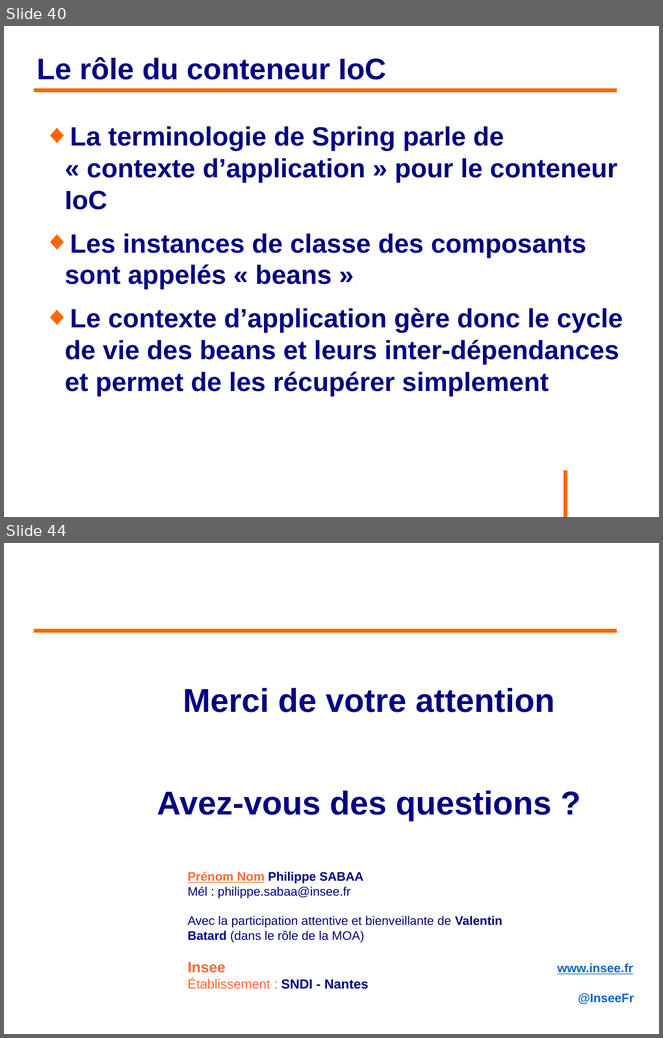
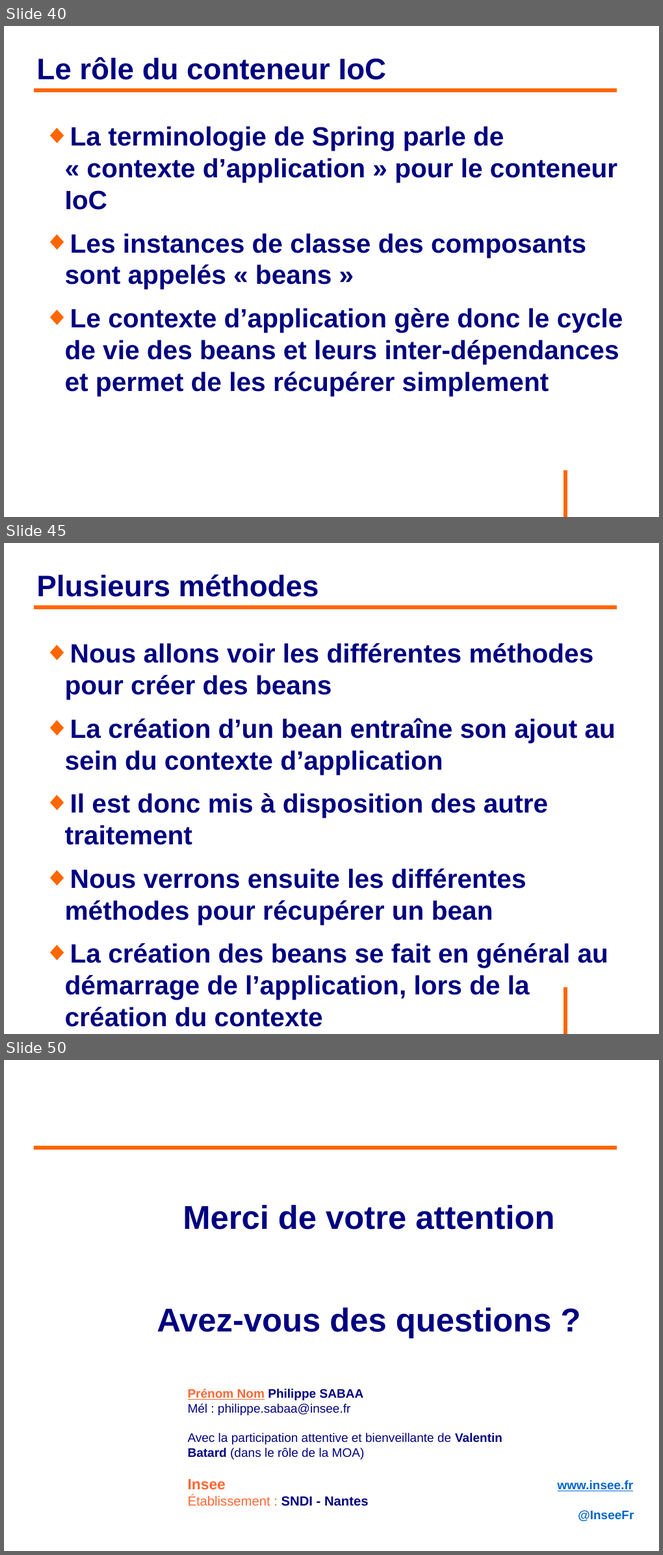
Before and after one commit to philphils/formation-spring, a slide deck: Documentation/diapo_formation_spring.odp. Shown one above the other, each under a label of ours: slides 40 and 44 before the commit, slides 40, 45 and 50 after it; the slides between them are not shown. The pictures are 663x1038 and 663x1555 pixels, drawn with LibreOffice and Linux fonts; fonts in the diff are those of the drawing; background and template pictures are left out. Boxes give left, top, right and bottom in pixels: in the first picture for what was removed or moved away, otherwise in the second. Text is boxed around its words. In the diff, an @@ line names an element or a change of style, - is before the commit and + after.

Commit message:
Fin partie création bean XML

```diff
--- a/Documentation/diapo_formation_spring.odp
+++ b/Documentation/diapo_formation_spring.odp
@@ slide 45 added at <box>4,543,659,1034</box>, background #FFFFFF; not listed: 1 template element that a slide beside it also shows @@
@@ title added at <box>36,574,319,597</box>, 36 pt, text #000080, bold @@
+Plusieurs méthodes
@@ line added from (34, 607) to (618, 607), #FF6600 4.54 pt @@
@@ text added at <box>65,643,616,1027</box>, 32 pt, text #000080, bold @@
+◆ Nous allons voir les différentes méthodes pour créer des beans
+◆ La création d’un bean entraîne son ajout au sein du contexte d’application
+◆ Il est donc mis à disposition des autre traitement
+◆ Nous verrons ensuite les différentes méthodes pour récupérer un bean
+◆ La création des beans se fait en général au démarrage de l’application, lors de la création du contexte
@@ what was slide 44 is now slide 50 @@
```
Also in this commit, not shown: 3 slides changed, 5 other slides added.
